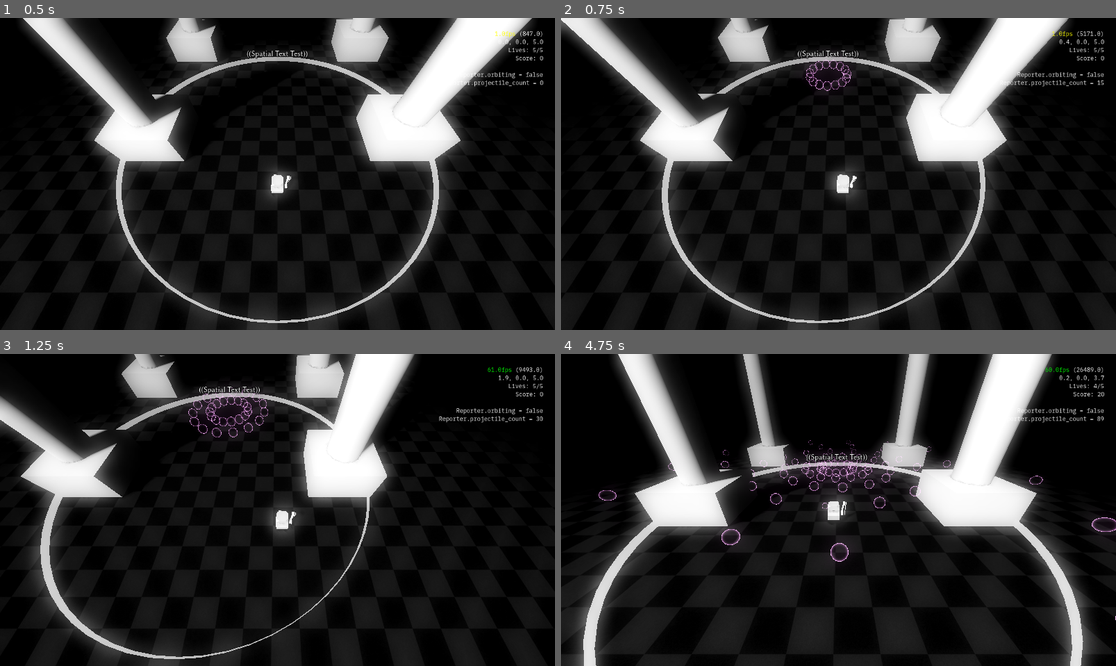
Above: before the commit, frames 1-4 (two rows, left to right).
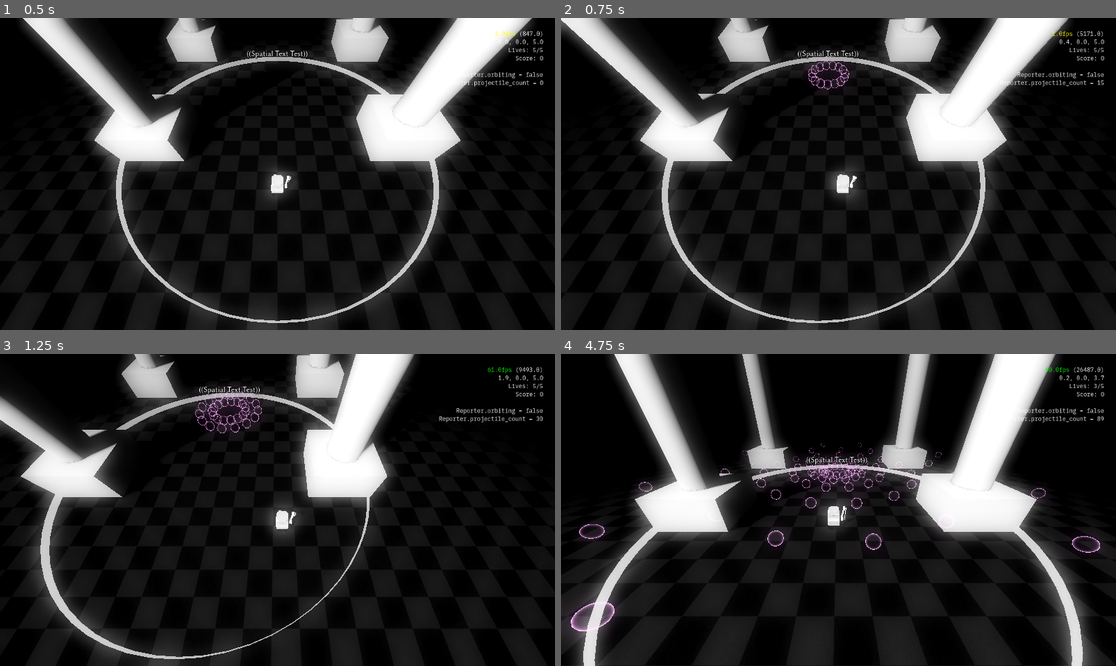
Above: after the commit, the same moments.

Repository: slyllama/dwelt
Game: Godot game, scene res://maps/debug/debug_map.tscn
Two runs of this game, one before a commit and one after it. Both use one fixed random seed, a clock stepped at 60 frames per second and the inputs below.
Inputs (mouse positions are in pixels of both pictures, inside the frame that each line leads up to):
- Up to frame 1 (0.5 s): no input
- Up to frame 2 (0.75 s): move the mouse to (982, 77) at 0.52 s; press the mouse at (982, 77) at 0.53 s; hold D (strafe_right) from 0.53 s (still down)
- Up to frame 3 (1.25 s): keep holding D (strafe_right)
- Up to frame 4 (4.75 s): move the mouse to (727, 525) at 1.27 s; release D (strafe_right) at 1.28 s; release the mouse at (727, 525) at 1.28 s; hold S (move_back) 1.28-2.03 s; right-click (727, 525) at 1.35 s; move the mouse to (894, 441) at 2.02 s; hold D (strafe_right) 2.03-2.78 s; tap Mouse wheel up (zoom_in) at 2.1 s; move the mouse to (810, 572) at 2.77 s; hold W (move_forward) 2.78-3.53 s; tap Mouse wheel down (zoom_out) at 2.85 s; move the mouse to (1005, 556) at 3.52 s; press the mouse at (1005, 556) at 3.53 s; hold A (strafe_left) from 3.53 s (still down); move the mouse to (672, 463) at 4.27 s; release the mouse at (672, 463) at 4.28 s; right-click (672, 463) at 4.35 s

Frame 1 is identical in both runs. In frame 2, 0.3% of the frame differs, in the area x 44-53%, y 13-24%; in frame 3, 0.6%; in frame 4, 10%, in the area x 0-100%, y 0-100%.

Commit message:
Added retina scaling
Added global autoload (use sparingly)

Diff:
--- /dev/null
+++ b/lib/_global/global.gd
@@ -0,0 +1,7 @@
+extends Node
+# Global
+# Hands highest-level things, like retina window content scaling
+
+func _ready() -> void:
+	if get_window().size.x > 2000:
+		get_window().content_scale_factor = 2.0
--- /dev/null
+++ b/lib/_global/global.tscn
@@ -0,0 +1,6 @@
+[gd_scene load_steps=2 format=3 uid="uid://f5n782ku8wqy"]
+
+[ext_resource type="Script" uid="uid://8shjlhkptxra" path="res://lib/_global/global.gd" id="1_iak20"]
+
+[node name="Global" type="Node"]
+script = ExtResource("1_iak20")
--- a/lib/projectile/projectile.gd
+++ b/lib/projectile/projectile.gd
@@ -70,5 +70,5 @@
 func _process(delta: float) -> void:
 	# TODO: more paramaterised _process(); most of these are just for debugging
 	_z_speed += delta * z_acceleration
-	area.position.x += delta * 1.2
+	area.position.x += delta * 0.8
 	area.position.z += _z_speed
--- a/project.godot
+++ b/project.godot
@@ -24,6 +24,7 @@
 Reporter="*res://lib/_global/reporter.gd"
 Utils="*res://lib/_global/utils.gd"
 GameHandler="*res://lib/_global/game_handler.gd"
+Global="*res://lib/_global/global.gd"
 
 [debug]
 
Not shown, added: lib/_global/global.gd.uid
